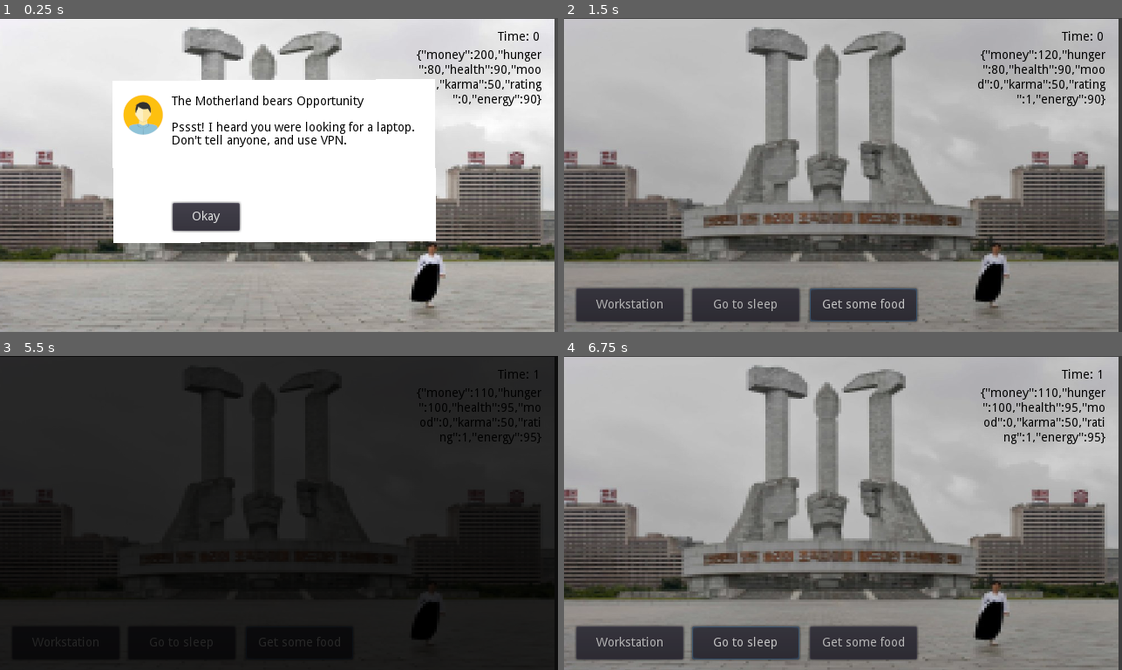
Above: before the commit, frames 1-4 (two rows, left to right).
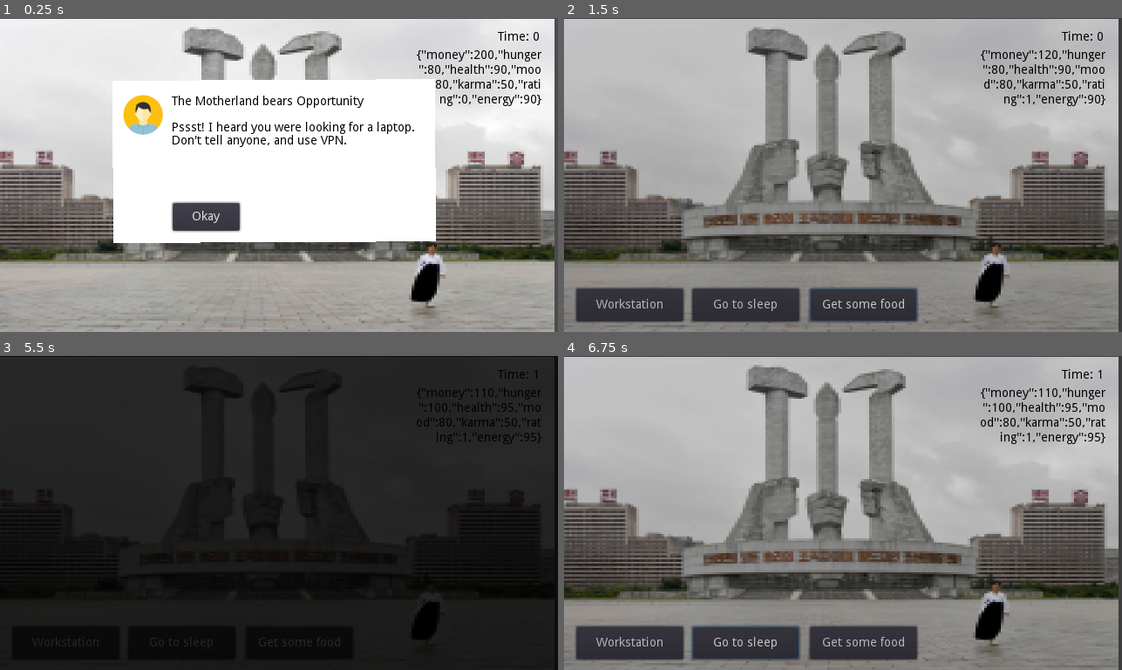
Above: after the commit, the same moments.

Repository: soulseekah/nomadsky
Game: Godot game, scene res://scenes/Main.tscn
The game is run twice, just before and just after one commit, with the same random seed, the same clock (stepped at 60 frames per second) and the same inputs.
Inputs:
- Up to frame 1 (0.25 s): no input
- Up to frame 2 (1.5 s): click "Okay" at 0.5 s; click "Get some food" at 1.25 s
- Up to frame 3 (5.5 s): click "Go to sleep" at 2 s; click "Go to sleep" at 2.75 s; click "Workstation" at 3.5 s; click "Workstation" at 4.25 s; click "Get some food" at 5 s
- Up to frame 4 (6.75 s): click "Workstation" at 5.75 s; click "Go to sleep" at 6.5 s

The runs differ from the first frame. In frame 1, 0.4% of the frame differs, in the area x 78-98%, y 19-29%; in frame 2, 0.4%, in the area x 74-98%, y 19-29%; in frame 3, 0.2%; in frame 4, 0.4%.

Commit message:
All the things

Diff:
--- a/scenes/Courses.tscn
+++ b/scenes/Courses.tscn
@@ -1,6 +1,7 @@
-[gd_scene load_steps=5 format=2]
+[gd_scene load_steps=6 format=2]
 
 [ext_resource path="res://assets/DejaVuSansMono.tres" type="DynamicFont" id=1]
+[ext_resource path="res://scenes/Quiz.tscn" type="PackedScene" id=2]
 
 [sub_resource type="DynamicFontData" id=2]
 font_path = "res://assets/DejaVuSansMono.ttf"
@@ -101,6 +102,10 @@
 "_edit_use_anchors_": false
 }
 
+[node name="Quiz" parent="." instance=ExtResource( 2 )]
+visible = false
+position = Vector2( -1, 0 )
+
 [node name="Doing" type="Node2D" parent="."]
 visible = false
 
--- a/scenes/Main.tscn
+++ b/scenes/Main.tscn
@@ -147,10 +147,10 @@
 anchor_top = 0.5
 anchor_right = 0.5
 anchor_bottom = 0.5
-margin_left = -94.5
-margin_top = -73.5
-margin_right = 94.5
-margin_bottom = 25.5
+margin_left = -266.0
+margin_top = -73.0
+margin_right = 266.0
+margin_bottom = 26.0
 text = "Something went wrong"
 align = 1
 valign = 1
@@ -171,3 +171,42 @@
 __meta__ = {
 "_edit_use_anchors_": false
 }
+
+[node name="Success" type="ColorRect" parent="."]
+visible = false
+anchor_right = 1.0
+anchor_bottom = 1.0
+color = Color( 0.180392, 0.541176, 0.337255, 1 )
+__meta__ = {
+"_edit_use_anchors_": false
+}
+
+[node name="Label" type="Label" parent="Success"]
+anchor_left = 0.5
+anchor_top = 0.5
+anchor_right = 0.5
+anchor_bottom = 0.5
+margin_left = -258.0
+margin_top = -73.0
+margin_right = 259.0
+margin_bottom = 26.0
+text = "Something went right"
+align = 1
+valign = 1
+__meta__ = {
+"_edit_use_anchors_": false
+}
+
+[node name="Okay" type="Button" parent="Success"]
+anchor_left = 0.5
+anchor_top = 0.5
+anchor_right = 0.5
+anchor_bottom = 0.5
+margin_left = -40.0
+margin_top = 10.0
+margin_right = 40.0
+margin_bottom = 38.0
+text = "Okay"
+__meta__ = {
+"_edit_use_anchors_": false
+}
--- a/src/Courses.gd
+++ b/src/Courses.gd
@@ -45,6 +45,10 @@
 
 		for quiz in course.quiz:
 			quizzes.append(Quiz.new(quiz))
+
+	func pick_quiz():
+		self.quizzes.shuffle()
+		return self.quizzes.front()
 
 	func _to_string():
 		return '[%s] %s $%d' % [type, name, cost]
--- a/src/Main.gd
+++ b/src/Main.gd
@@ -1,6 +1,7 @@
 extends Node
 
 signal card_closed
+signal quiz_closed
 
 class_name Main
 
@@ -24,6 +25,7 @@
 	nomad.karma = 50
 	nomad.energy = 90
 	nomad.hunger = 80
+	nomad.mood = 80
 	nomad.rating = 0
 
 	location = Modifiers.Location.Pyongyang.new()
@@ -42,8 +44,10 @@
 	$Workstation/Actions/Courses.connect('pressed', self, 'show_courses')
 	$Workstation/Courses/Cancel.connect('pressed', self, 'hide_courses')
 	$Workstation/Courses/Submit.connect('pressed', self, 'do_course')
+	$Workstation/Courses/Quiz/Submit.connect('pressed', self, 'do_quiz')
 
 	$Error/Okay.connect('pressed', self, 'dismiss_error')
+	$Success/Okay.connect('pressed', self, 'dismiss_success')
 
 	$Card/Action1.connect('pressed', self, 'do_action_1')
 	$Card/Action2.connect('pressed', self, 'do_action_2')
@@ -115,6 +119,9 @@
 func dismiss_error():
 	$Error.hide()
 
+func dismiss_success():
+	$Success.hide()
+
 func maybe_pick_card():
 	if randf() > 0.9 and not queued_card:
 		queued_card = Cards.pick(['info', 'accident', 'gift', 'decision'], self)
@@ -150,12 +157,19 @@
 	yield($Blackout/Fade, 'animation_finished')
 	$Blackout.hide()
 
+func error(message: String):
+	$Error/Label.text = message
+	$Error.show()
+
+func success(message: String):
+	$Success/Label.text = message
+	$Success.show()
+
 func eat():
 	var cost = 10
 
 	if nomad.money < cost:
-		$Error/Label.text = 'You can\'t afford to eat.'
-		$Error.show()
+		self.error('You can\'t afford to eat.')
 		return
 
 	$Blackout.show()
@@ -231,6 +245,11 @@
 
 func show_courses():
 	valid_courses = Courses.available(self)
+
+	if valid_courses.size() < 1:
+		self.error('No courses available at this time')
+		return
+
 	var placeholders = [$Workstation/Courses/Course1, $Workstation/Courses/Course2, $Workstation/Courses/Course3]
 
 	for label in placeholders:
@@ -251,11 +270,72 @@
 	$Workstation/Courses.hide()
 
 func do_course():
+	if nomad.mood < 5:
+		self.error('Not in the mood for learning.')
+		return
+
+	if nomad.energy < 10:
+		self.error('Not enough energy. Perhaps I could use some sleep.')
+		return
+
+	var placeholders = [$Workstation/Courses/Course1, $Workstation/Courses/Course2, $Workstation/Courses/Course3]
+	var i = 0
+	for radio in placeholders:
+		if radio.is_pressed():
+			break
+		i += 1
+
+	var course = valid_courses[i]
+
+	if nomad.money < course.cost:
+		self.error('Not enough money for this course.')
+		return
+
+	# Pay for the course
+	nomad.money(-course.cost)
+
 	$Workstation/Courses/Doing.show()
 	yield(get_tree().create_timer(3.0), 'timeout')
 
+	course.quizzes.shuffle()
+	var quiz = course.quizzes.front()
+	var answers = [$Workstation/Courses/Quiz/Answer1, $Workstation/Courses/Quiz/Answer2, $Workstation/Courses/Quiz/Answer3]
+
+	$Workstation/Courses/Quiz/Question.text = quiz.question
+
+	for answer in answers:
+		answer.pressed = false
+
+	answers.shuffle()
+	$Workstation/Courses/Quiz/Answer1.pressed = true
+
+	answers[0].text = quiz.answer
+	answers[1].text = quiz.filler[0]
+	answers[2].text = quiz.filler[1]
+
+	$Workstation/Courses/Quiz.show()
+	$Workstation/Courses/Doing.hide()
+	yield(self, 'quiz_closed')
+
+	# Correct answer
+	if answers[0].is_pressed():
+		course.done = true
+		nomad.mood(+10)
+	else:
+		nomad.mood(-10)
+
+	$Workstation/Courses/Quiz.hide()
 	$Workstation/Courses.hide()
-	$Workstation/Courses/Doing.hide()
+
+	if course.done:
+		self.success('You passed the course. Congrats!')
+		return
+
+	self.error('You failed the course. Better luck next time!')
+	return
+
+func do_quiz():
+	emit_signal('quiz_closed')
 
 func do_action(index):
 	var action = current_card.actions[actions[index].text.to_lower()]
